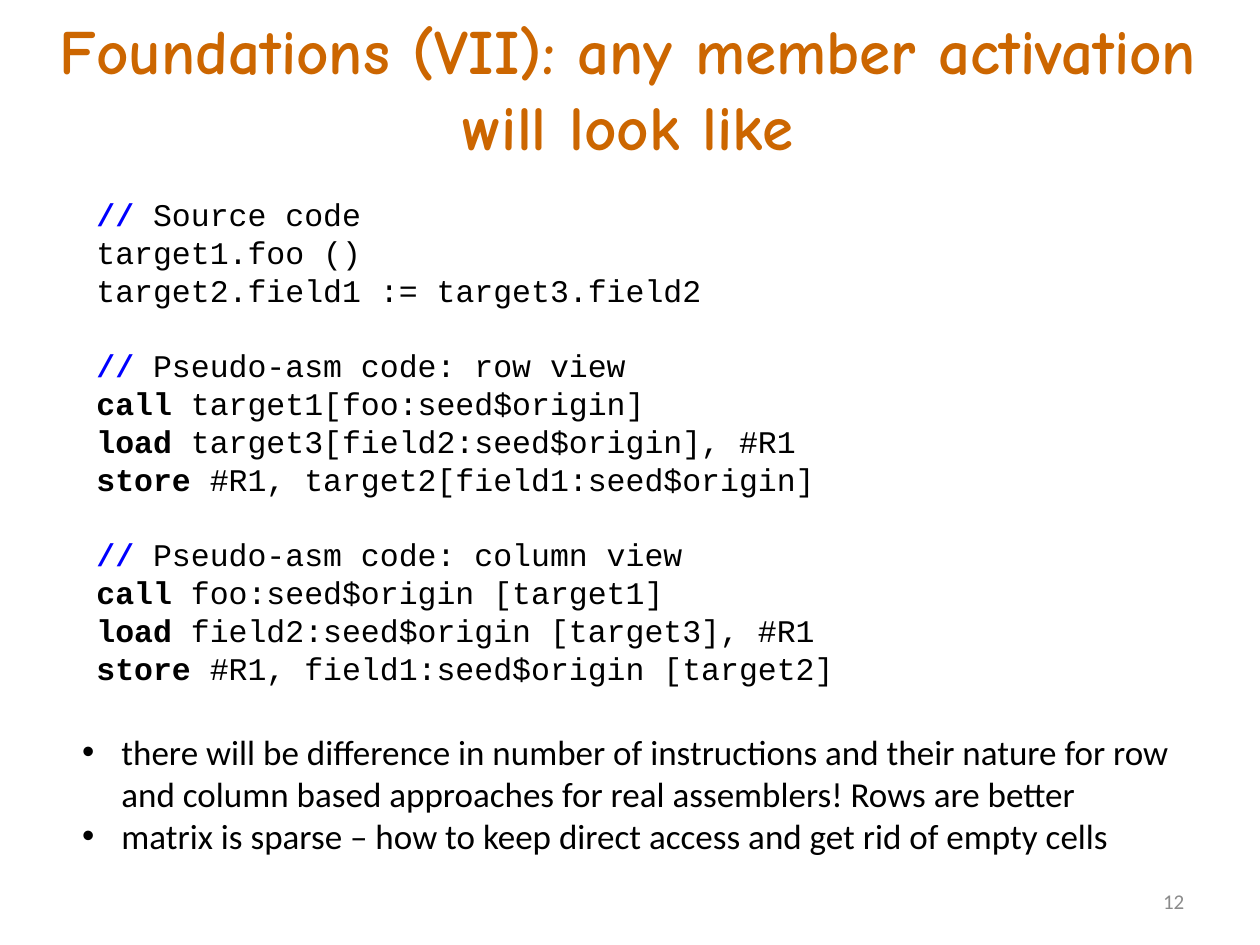
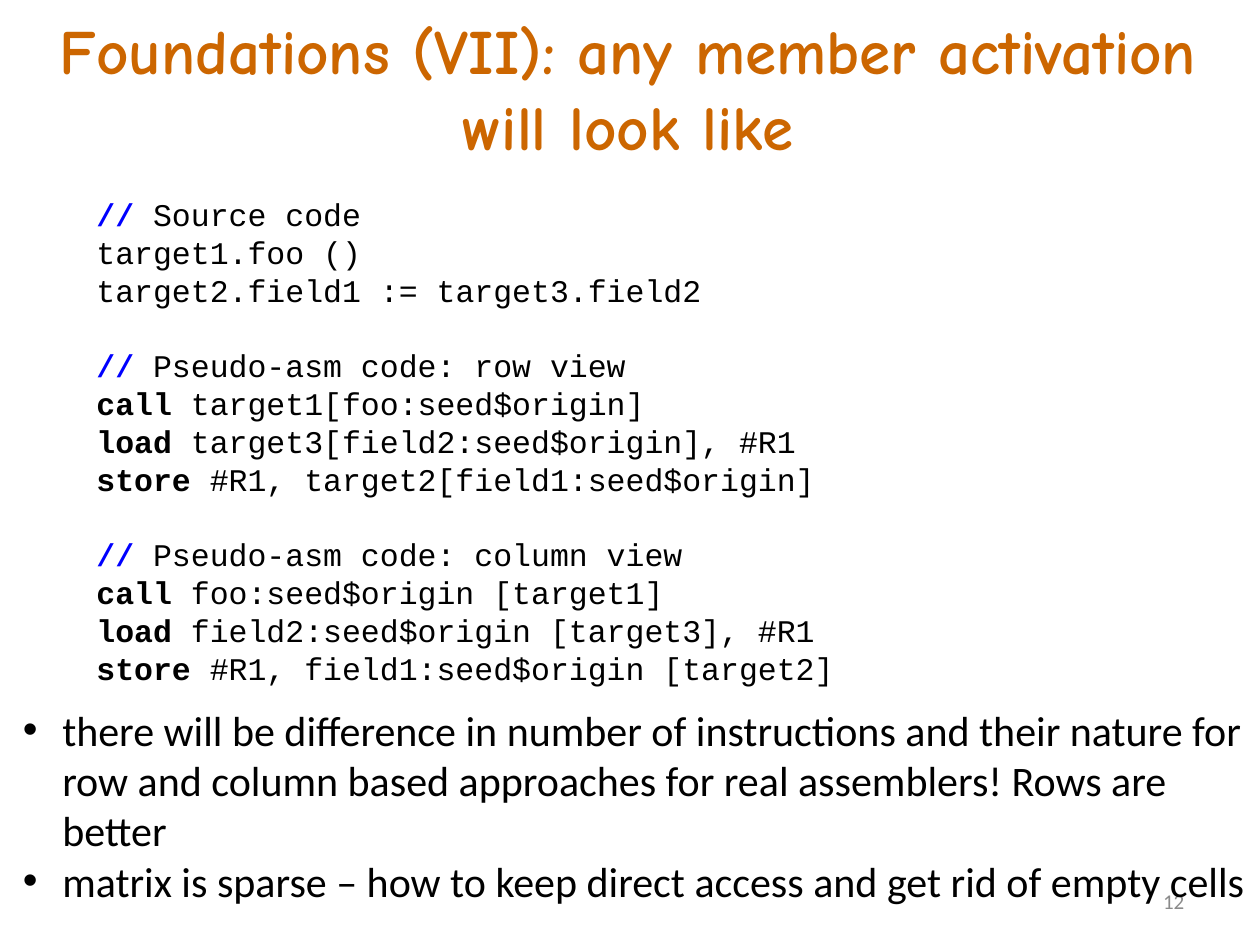
Before and after one commit to akanatov/SLang-, a slide deck: slide 12 of Docs/Incidence matrix and OOP.pptx. Drawn at 1260x945 pixels with LibreOffice and Linux fonts; fonts in the diff are those of the drawing. Boxes give left, top, right and bottom in pixels: in the first picture for what was removed or moved away, otherwise in the second. Text is boxed around its words. In the diff, an @@ line names an element or a change of style, - is before the commit and + after.

```diff
--- a/Docs/Incidence matrix and OOP.pptx
+++ b/Docs/Incidence matrix and OOP.pptx
@@ text "there will be difference in ...": place and size @@
-text "there will be difference in ..." at [121,740,1168,855]
+text "there will be difference in ..." at [62,716,1244,907]
@@ text "there will be difference in ..." at [62,716,1244,907]: size 20 to 24 pt @@
```
Also in this commit, not shown: 6 other slides changed.
